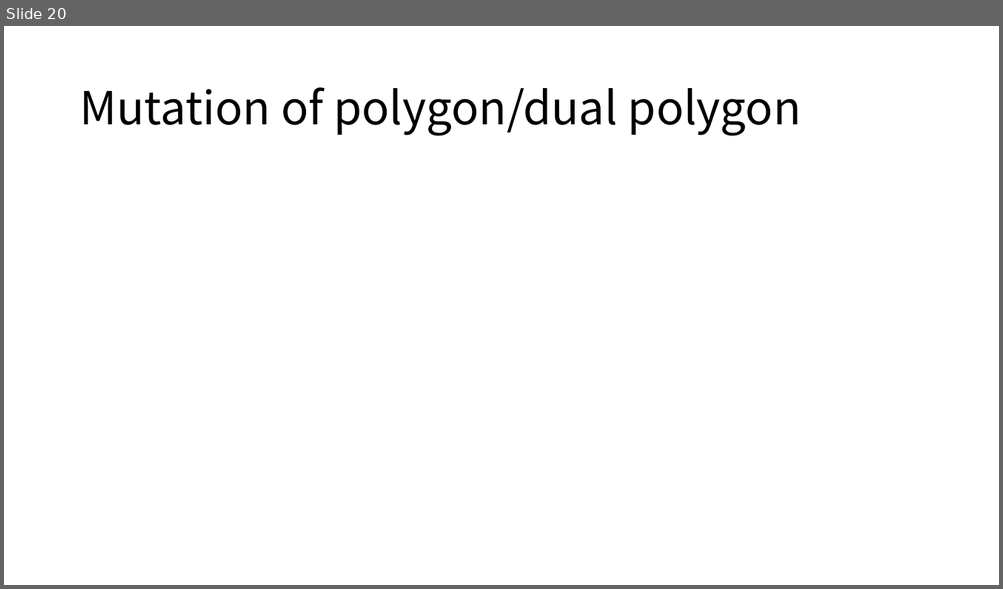
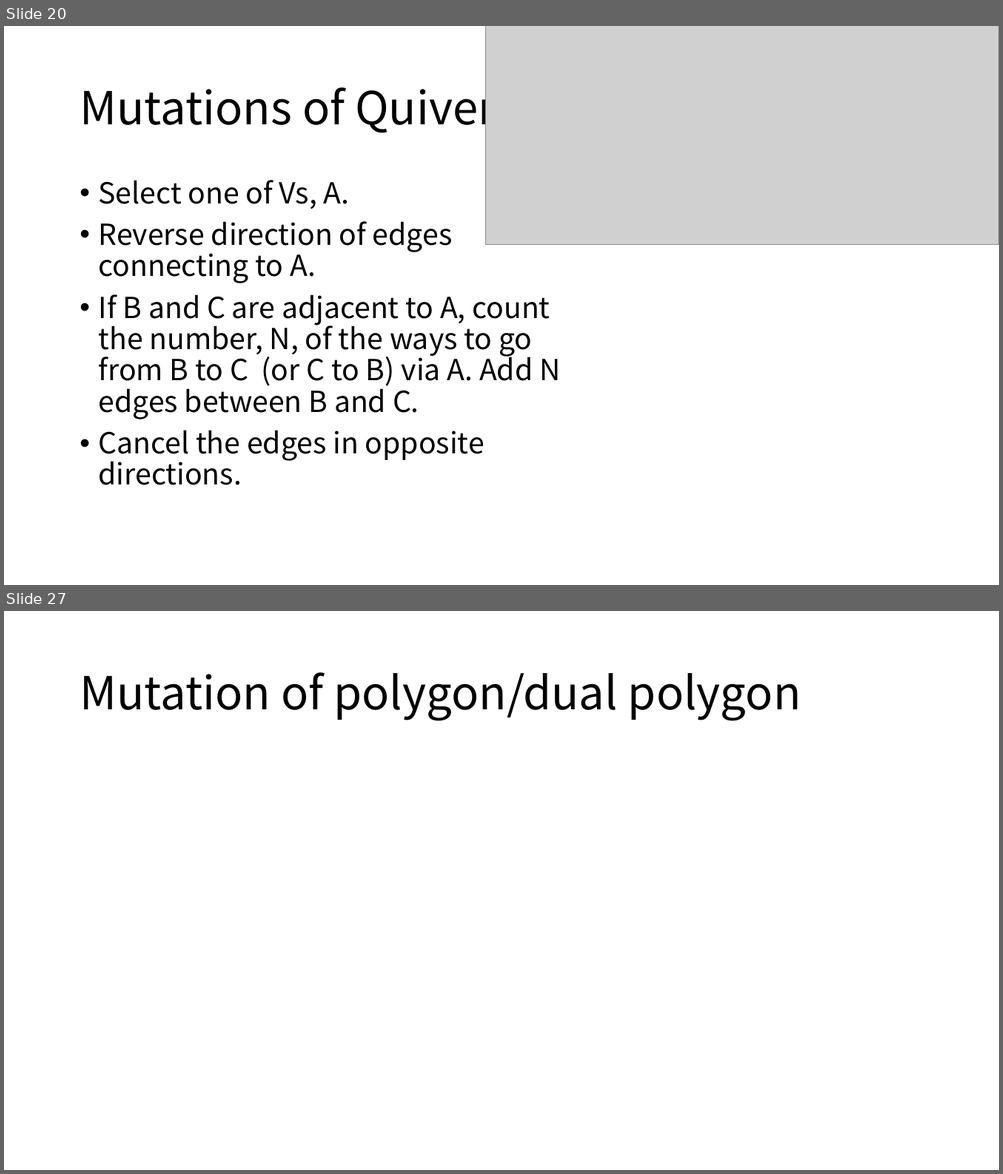
Before and after one commit to ryamada22/atom, a slide deck: Lectures2019/MutationOfTriangularMesh.pptx. Shown one above the other, each under a label of ours: slide 20 before the commit, slides 20 and 27 after it; the slides between them are not shown. The pictures are 1003x589 and 1003x1174 pixels, drawn with LibreOffice and Linux fonts; fonts in the diff are those of the drawing; grey boxes stand for pictures. Boxes give left, top, right and bottom in pixels: in the first picture for what was removed or moved away, otherwise in the second. Text is boxed around its words. In the diff, an @@ line names an element or a change of style, - is before the commit and + after.

Commit message:
quiver

```diff
--- a/Lectures2019/MutationOfTriangularMesh.pptx
+++ b/Lectures2019/MutationOfTriangularMesh.pptx
@@ slide 20 added at (x1=4, y1=26, x2=999, y2=585), background #FFFFFF @@
@@ picture added at (x1=486, y1=26, x2=999, y2=245) @@
@@ title added at (x1=79, y1=78, x2=516, y2=136), 44 pt, text #000000 @@
+Mutations of Quivers
@@ text added at (x1=99, y1=180, x2=560, y2=486), 28 pt, text #000000 @@
+• Select one of Vs, A.
+• Reverse direction of edges connecting to A.
+• If B and C are adjacent to A, count the number, N, of the ways to go from B to C (or C to B) via A. Add N edges between B and C.
+• Cancel the edges in opposite directions.
@@ what was slide 20 is now slide 27 @@
```
Also in this commit, not shown: 9 slides changed, 19 other slides added, 9 slides removed.
